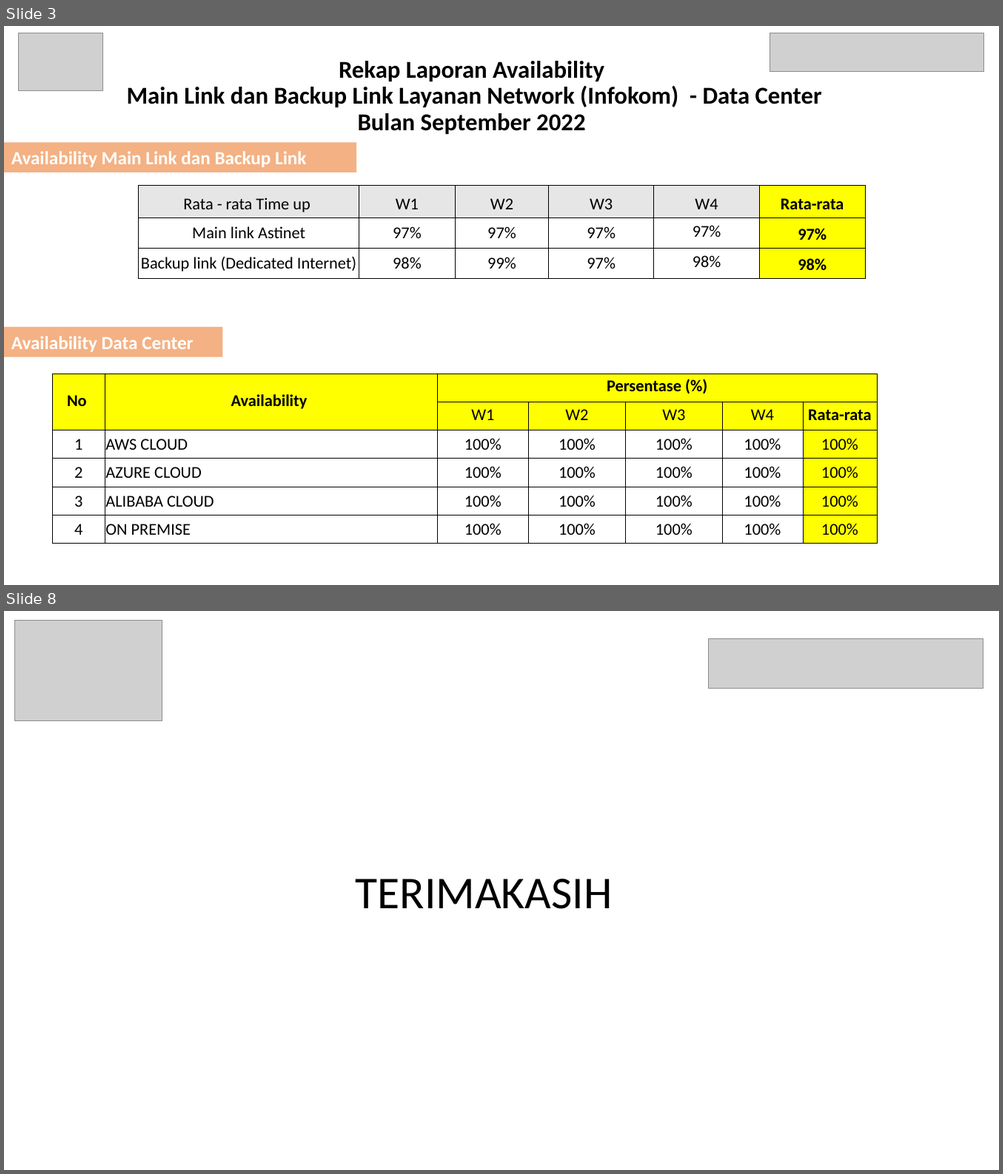
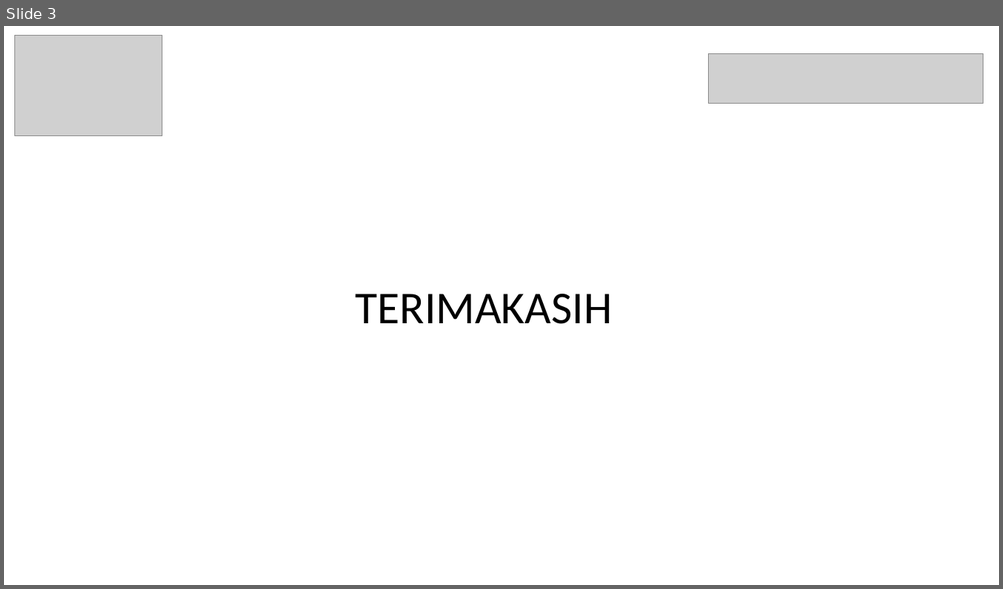
Before and after one commit to mradityae/protocp, a slide deck: data/LAPORAN_TIKET.pptx. Shown one above the other, each under a label of ours: slides 3 and 8 before the commit, slide 3 after it; the slides between them are not shown. The pictures are 1003x1174 and 1003x589 pixels, drawn with LibreOffice and Linux fonts; fonts in the diff are those of the drawing; grey boxes stand for pictures. Boxes give left, top, right and bottom in pixels: in the first picture for what was removed or moved away, otherwise in the second. Text is boxed around its words. In the diff, an @@ line names an element or a change of style, - is before the commit and + after.

```diff
--- a/data/LAPORAN_TIKET.pptx
+++ b/data/LAPORAN_TIKET.pptx
@@ slide 3 removed at (4,26,999,585), background #FFFFFF @@
@@ picture removed at (18,33,102,91) @@
@@ picture removed at (769,33,984,73) @@
@@ title removed at (127,61,822,134) @@
-Rekap Laporan Availability
-Main Link dan Backup Link Layanan Network (Infokom) - Data Center
-Bulan September 2022
@@ rectangle removed at (4,142,356,173) @@
-Availability Main Link dan Backup Link
@@ table removed at (138,186,865,279), 3 rows, 6 columns @@
-Rata - rata Time up | W1 | W2 | W3 | W4 | Rata-rata
-Main link Astinet | 97% | 97% | 97% | 97% | 97%
-Backup link (Dedicated Internet) | 98% | 99% | 97% | 98% | 98%
@@ rectangle removed at (4,327,222,358) @@
-Availability Data Center
@@ table removed at (53,374,876,544), 6 rows, 7 columns @@
-No | Availability | Persentase (%) |  |  |  | 
- |  | W1 | W2 | W3 | W4 | Rata-rata
-1 | AWS CLOUD | 100% | 100% | 100% | 100% | 100%
-2 | AZURE CLOUD | 100% | 100% | 100% | 100% | 100%
-3 | ALIBABA CLOUD | 100% | 100% | 100% | 100% | 100%
-4 | ON PREMISE | 100% | 100% | 100% | 100% | 100%
@@ what was slide 8 is now slide 3 @@
```
Also in this commit, not shown: 2 slides changed, 4 other slides removed, 11 other files.
